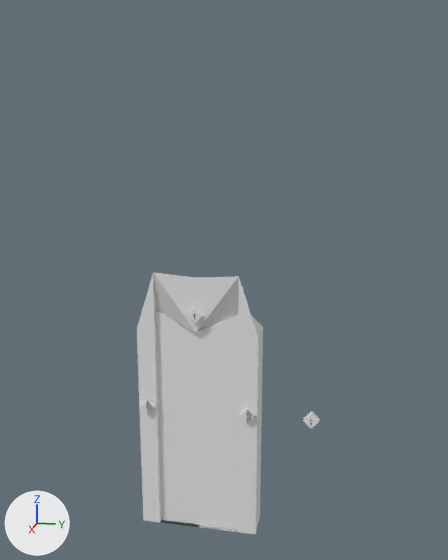
The FBX model Arte/Exportados/PuertaJefeFinalAnimacionAbrirMini.fbx as it was, and as the next commit left it.
Both versions are drawn from a camera (50 mm lens) standing at (15.49, 3.76, 11.24) and looking at (-0.03, 0.65, 7.36). The lights are fixed; the arrows at lower left show +X, +Y and +Z. Materials are left out; every surface is plain grey. Where no turn or scale is listed for an object, it has been applied to the vertices. Vertices at the same position are counted once.

The first picture shows 'Cerradura.003', 'Puerta enojada', 'Puerta enojada.001'.
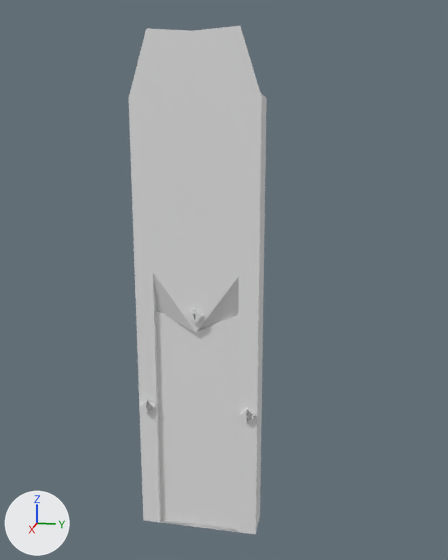
Where the newer file only moved an object's origin or applied its transform, the numbers keep the older frame.

Diff of the bpy script that builds the scene:
```diff
--- a/Arte/Exportados/PuertaJefeFinalAnimacionAbrirMini.fbx.py
+++ b/Arte/Exportados/PuertaJefeFinalAnimacionAbrirMini.fbx.py
@@ me_cube_001 @@
 # used by ob_puerta_enojada; location = (0.0, 0.0, 3.62)
-me_cube_001.from_pydata(...)  # 285 vertices, 168 faces; spans x -0.44..0.56, y -1.63..1.65, z -3.41..3.97
+me_cube_001.from_pydata(...)  # 295 vertices, 178 faces; spans x -0.44..0.56, y -1.63..1.65, z -3.41..9.89
+# me_cube_001 part 1
+# 1 vertex is removed from x 0.0, y -0.56, z 3.62
+# 5 faces are deleted
+# 1 vertex is added at (0.0, -0.56, 9.55)
+# 10 new vertices lie (0.0, 0.0, 5.92) away from vertices in x -0.44..0.44, y -1.63..1.65, z 2.4..3.97
+# 15 new faces join them
@@ ob_cerradura_003 @@
-ob_cerradura_003 = bpy.data.objects.new('Cerradura.003', me_cube_006)
-ob_cerradura_003.location = (0.45, 3.07, 3.83)
```

Boxes [x1, y1, x2, y2] around the edits, measured in the pictures (448 x 560 px):
'Puerta enojada', reshaped (9% wider, 94% taller): before [137, 273, 263, 534]; after [129, 26, 267, 534]
'Cerradura.003', deleted: before [303, 411, 319, 429]
part 1 of me_cube_001, built on: before [251, 315, 263, 335]; after [129, 26, 267, 335]
